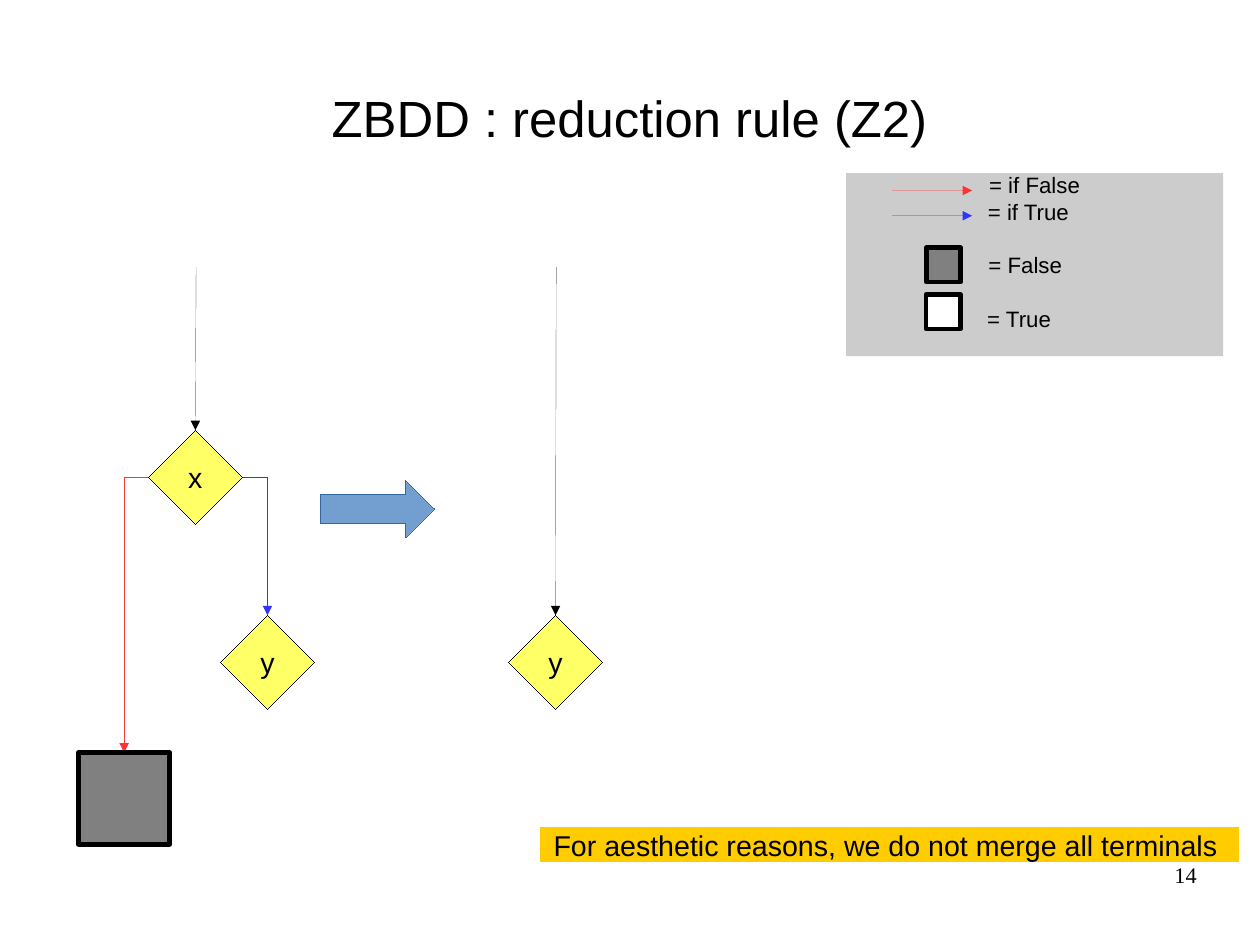
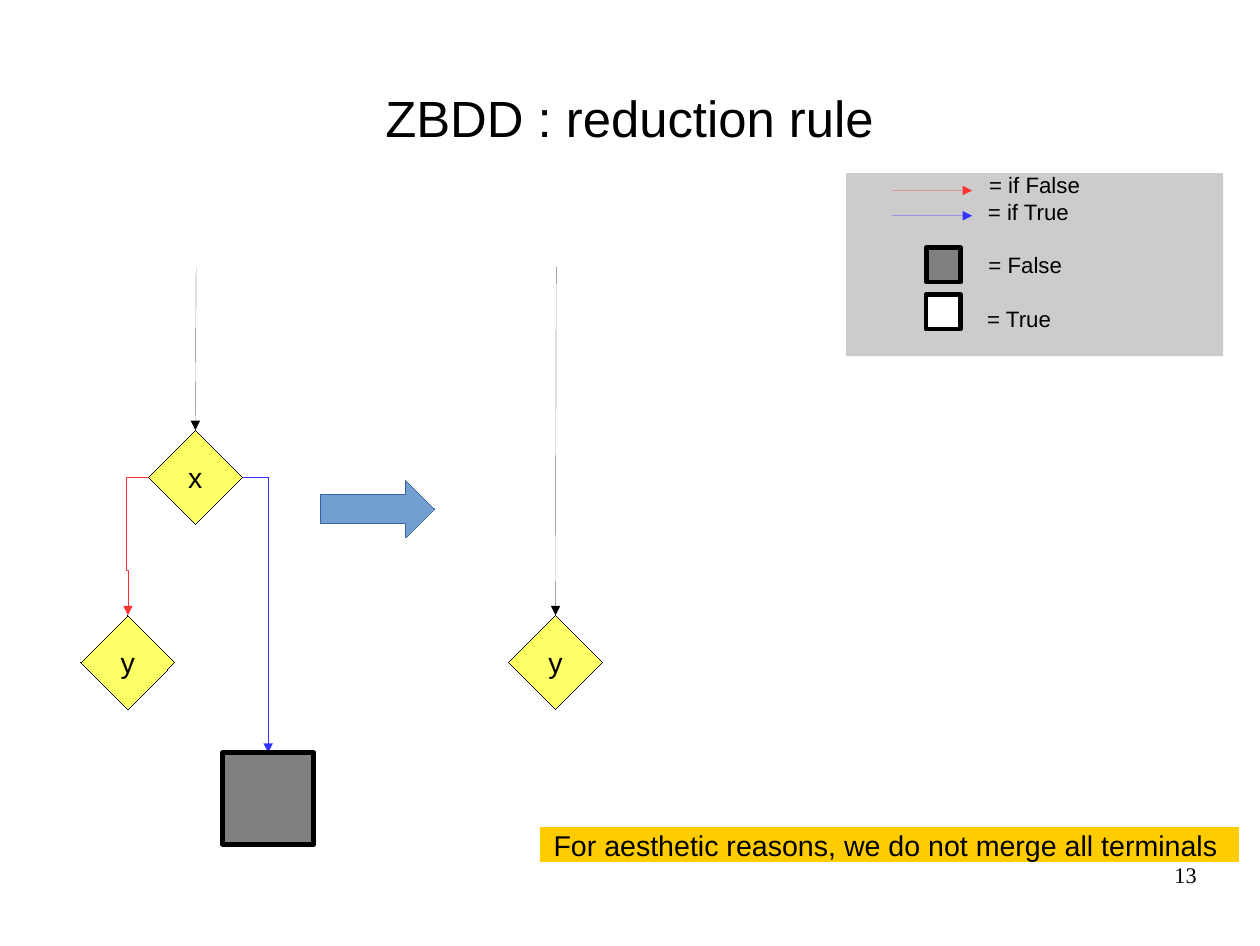
Before and after one commit to FenouilletLucas/DAGaml, a slide deck: slide 13 of doc/2017-06-19-odp/final.odp (slide 14 before the commit). Drawn at 1260x946 pixels with LibreOffice and Linux fonts; fonts in the diff are those of the drawing. Boxes give left, top, right and bottom in pixels: in the first picture for what was removed or moved away, otherwise in the second. Text is boxed around its words. In the diff, an @@ line names an element or a change of style, - is before the commit and + after.

```diff
--- a/doc/2017-06-19-odp/final.odp
+++ b/doc/2017-06-19-odp/final.odp
@@ title at [385,100,874,138]: text changed @@
-ZBDD : reduction rule (Z2)
+ZBDD : reduction rule
@@ elbow arrow moved from (149, 477) - (125, 752) to (149, 477) - (128, 615) @@
@@ elbow arrow moved from (242, 477) - (268, 615) to (242, 477) - (269, 752) @@
@@ diamond "y": place and size @@
-diamond "y" at [221,615,314,709]
+diamond "y" at [81,615,175,709]
@@ rectangle: place and size @@
-rectangle at [79,752,170,844]
+rectangle at [223,752,314,844]
@@ page number at [1174,868,1196,884]: text changed @@
-14
+13
```
Also in this commit, not shown: 21 other slides changed, 1 slide added, 6 slides removed, 3 other files.
